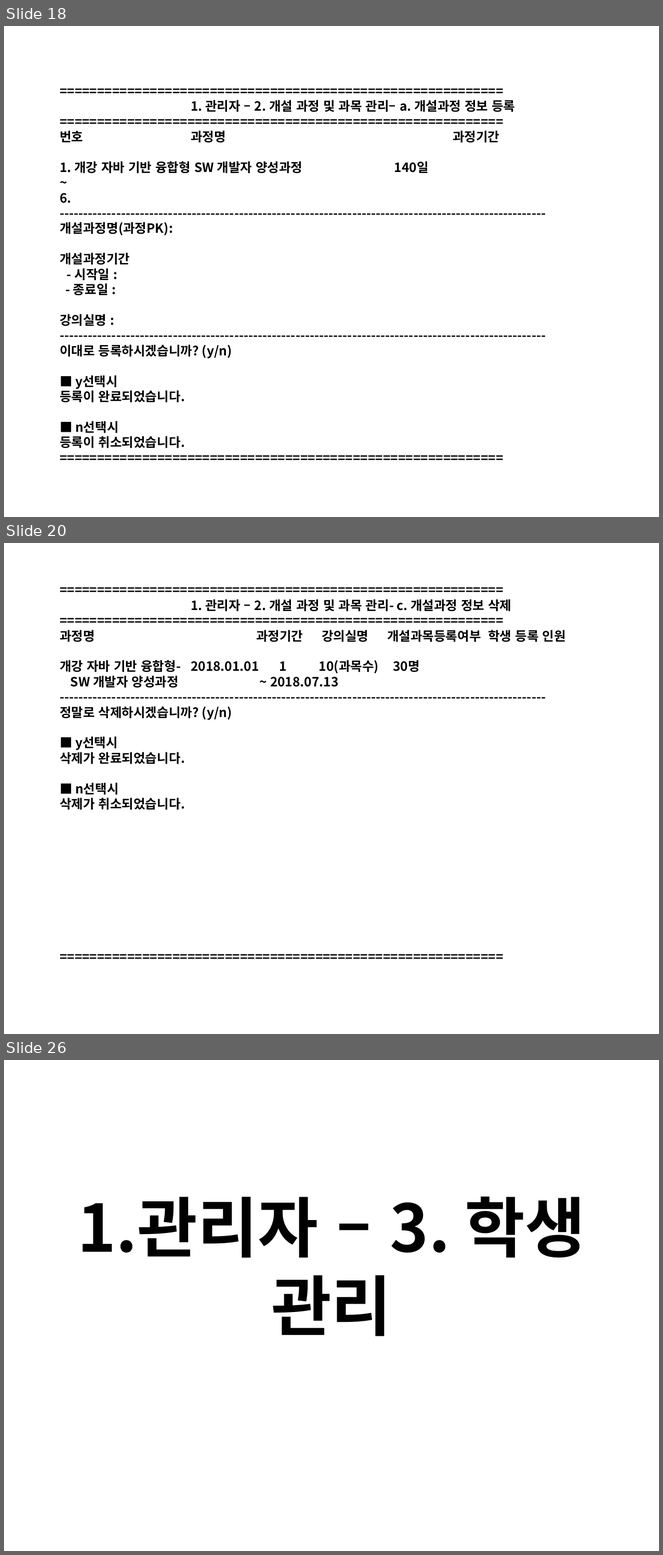
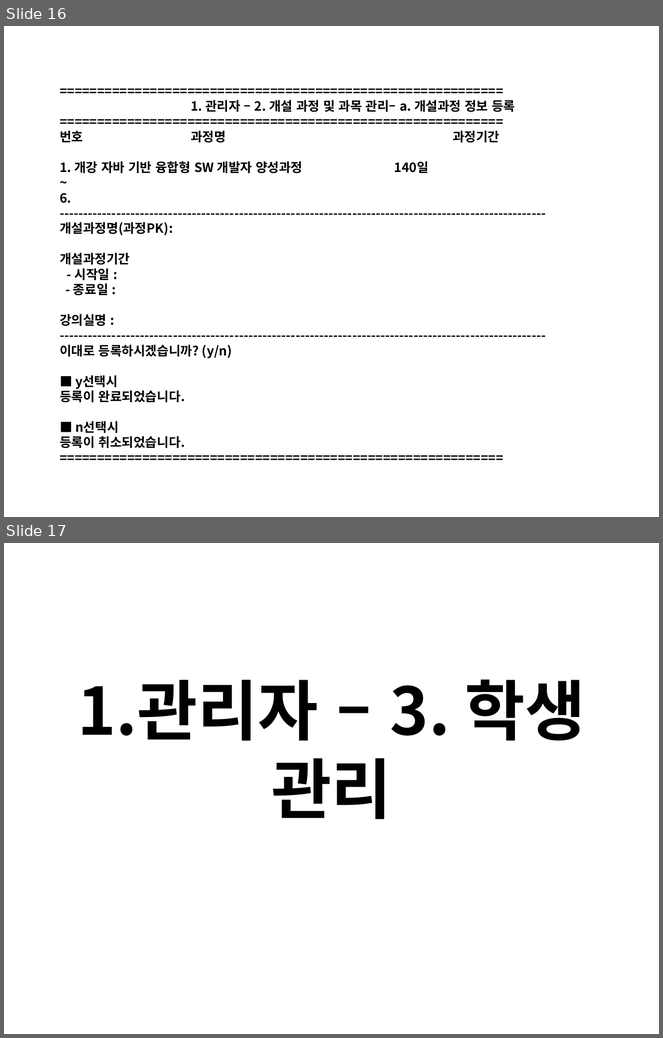
Before and after one commit to Yian-Kim/SEDU-Center, a slide deck: 03. 화면설계/01. 관리자/[디비2조]화면설계_관리자.pptx. Shown one above the other, each under a label of ours: slides 18, 20 and 26 before the commit, slides 16 and 17 after it; the slides between them are not shown. The pictures are 663x1555 and 663x1038 pixels, drawn with LibreOffice and Linux fonts; fonts in the diff are those of the drawing. Boxes give left, top, right and bottom in pixels: in the first picture for what was removed or moved away, otherwise in the second. Text is boxed around its words. In the diff, an @@ line names an element or a change of style, - is before the commit and + after.

Commit message:
1. POWER POINT 파일 수정
- [디비2조]화면설계_관리자.pptx 파일 수정
  (03. 화면설계\01. 관리자\[디비2조]화면설계_관리자.pptx)
- 관리자 메뉴 6번 교사평가 관리 및 결과 조회 수정

```diff
--- a/03. 화면설계/01. 관리자/[디비2조]화면설계_관리자.pptx
+++ b/03. 화면설계/01. 관리자/[디비2조]화면설계_관리자.pptx
@@ slide 20 removed at box(4, 543, 659, 1034), background #FFFFFF @@
@@ title removed at box(60, 599, 566, 810) @@
-===========================================================
-1. 관리자 – 2. 개설 과정 및 과목 관리- c. 개설과정 정보 삭제
-===========================================================
-과정명 과정기간 강의실명 개설과목등록여부 학생 등록 인원
-개강 자바 기반 융합형- 2018.01.01 1 10(과목수) 30명
-SW 개발자 양성과정 ~ 2018.07.13
--------------------------------------------------------------------------------------------------------
-정말로 삭제하시겠습니까? (y/n)
-■ y선택시
-삭제가 완료되었습니다.
-■ n선택시
-삭제가 취소되었습니다.
-===========================================================
@@ what was slide 18 is now slide 16 @@
@@ what was slide 26 is now slide 17 @@
```
Also in this commit, not shown: 10 slides changed, 1 slide added, 7 other slides removed.
